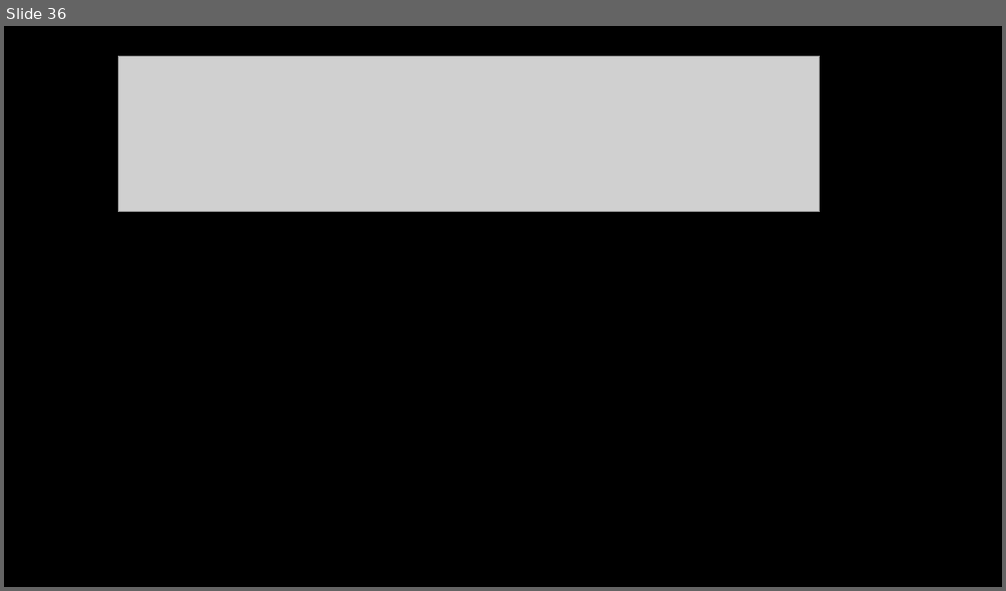
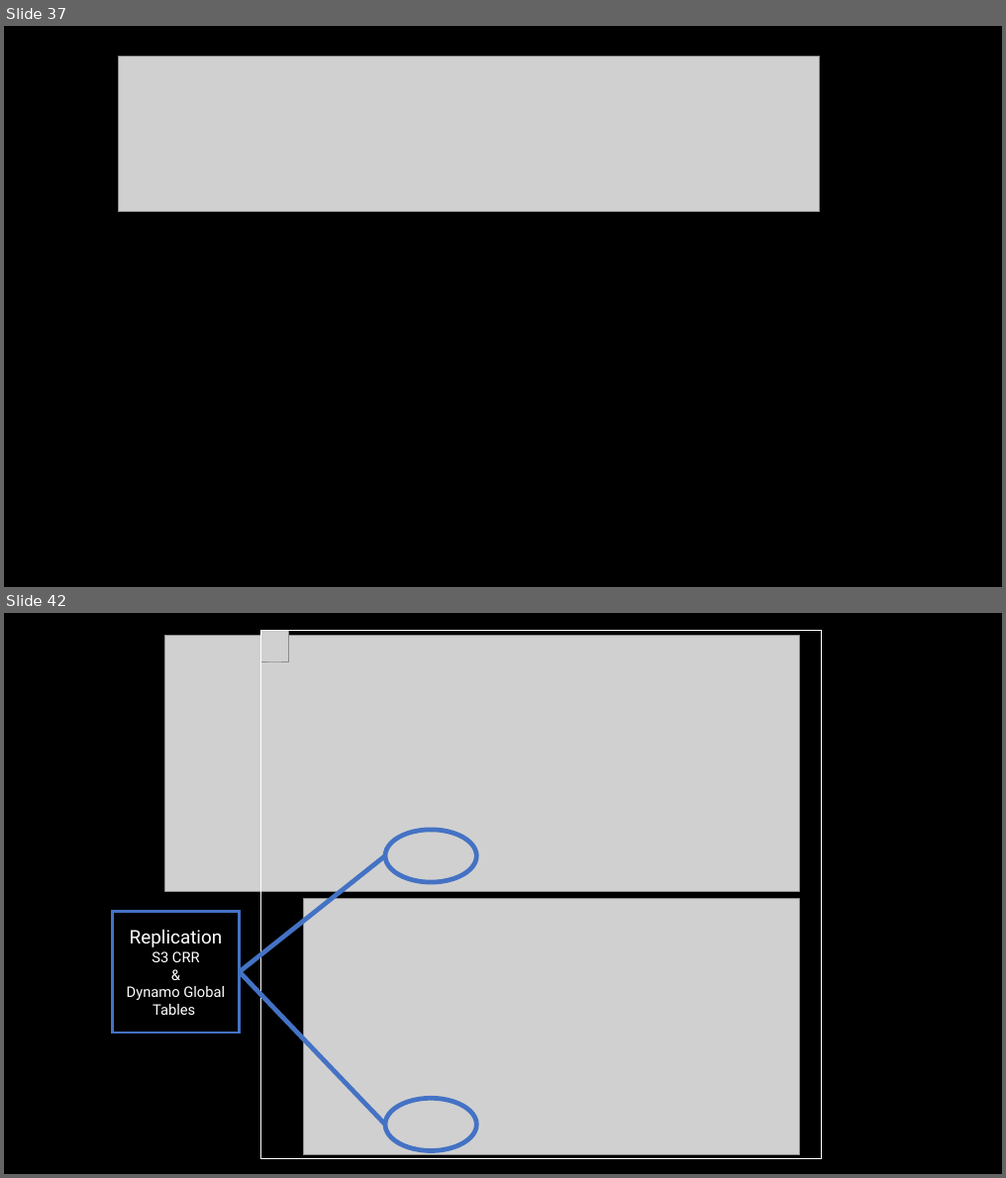
Before and after one commit to michaelgeiser/kiro-agentcore-app, a slide deck: documentation/PresCoach_slides.pptx. Shown one above the other, each under a label of ours: slide 36 before the commit, slides 37 and 42 after it; the slides between them are not shown. The pictures are 1006x591 and 1006x1178 pixels, drawn with LibreOffice and Linux fonts; fonts in the diff are those of the drawing; grey boxes stand for pictures. Boxes give left, top, right and bottom in pixels: in the first picture for what was removed or moved away, otherwise in the second. Text is boxed around its words. In the diff, an @@ line names an element or a change of style, - is before the commit and + after.

```diff
--- a/documentation/PresCoach_slides.pptx
+++ b/documentation/PresCoach_slides.pptx
@@ slide 42 added at bbox=[4, 613, 1002, 1174], background #000000 @@
@@ picture added at bbox=[165, 635, 799, 891] @@
@@ picture added at bbox=[260, 630, 288, 662] @@
@@ rectangle added at bbox=[260, 630, 822, 1159], outline #FFFFFF 1.25 pt @@
@@ ellipse added at bbox=[385, 830, 476, 882], outline #4472C4 4.5 pt @@
@@ line added from (239, 972) to (385, 857), #4472C4 4.5 pt @@
@@ picture added at bbox=[303, 899, 800, 1156] @@
@@ rectangle added at bbox=[113, 912, 240, 1033], outline #4472C4 2.25 pt, 14 pt, text #FFFFFF @@
+Replication
+S3 CRR
+&
+Dynamo Global Tables
@@ line added from (239, 972) to (385, 1125), #4472C4 4.5 pt @@
@@ ellipse added at bbox=[385, 1099, 476, 1152], outline #4472C4 4.5 pt @@
@@ what was slide 36 is now slide 37 @@
```
Also in this commit, not shown: 9 slides changed, 4 other slides added, 43 other files.
